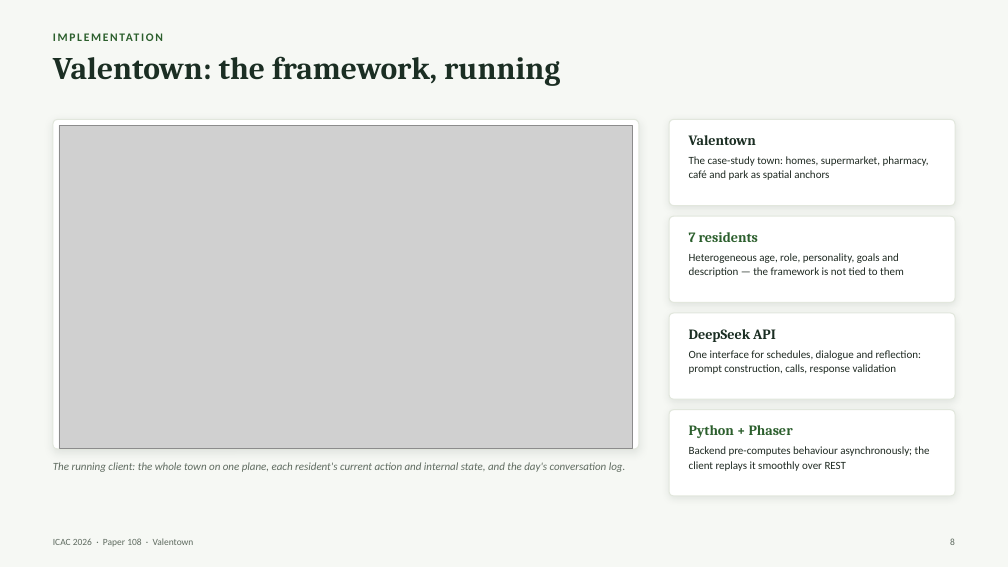
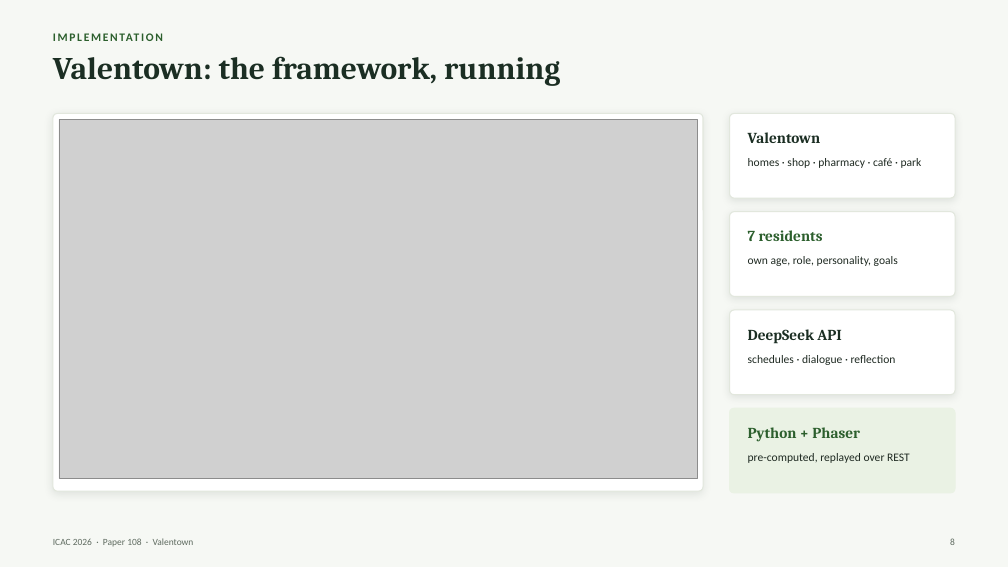
Before and after one commit to aoaoguo2003/valentown, a slide deck: slide 8 of docs/icac2026/ICAC2026_Paper108_Valentown.pptx. Drawn at 1008x567 pixels with LibreOffice and Linux fonts; fonts in the diff are those of the drawing; grey boxes stand for pictures. Boxes give left, top, right and bottom in pixels: in the first picture for what was removed or moved away, otherwise in the second. Text is boxed around its words. In the diff, an @@ line names an element or a change of style, - is before the commit and + after.

```diff
--- a/docs/icac2026/ICAC2026_Paper108_Valentown.pptx
+++ b/docs/icac2026/ICAC2026_Paper108_Valentown.pptx
@@ rounded rectangle: place and size @@
-rounded rectangle at <box>53,119,639,449</box>
+rounded rectangle at <box>53,113,703,492</box>
@@ picture: place and size @@
-picture at <box>59,126,633,448</box>
+picture at <box>59,119,697,479</box>
@@ proportions changed in 4 elements at <box>53,113,703,492</box>, <box>730,310,955,395</box>, <box>730,212,955,296</box>, <box>730,113,955,198</box> @@
@@ rounded rectangle: place and size @@
-rounded rectangle at <box>669,119,955,206</box>
+rounded rectangle at <box>730,113,955,198</box>
@@ text "Valentown": place and size @@
-text "Valentown" at <box>689,135,756,145</box>
+text "Valentown" at <box>748,132,821,143</box>
@@ text at <box>748,158,922,168</box>: text changed; size 10.5 to 11 pt @@
-The case-study town: homes, supermarket, pharmacy, café and park as spatial anchors
+homes · shop · pharmacy · café · park
@@ rounded rectangle: place and size @@
-rounded rectangle at <box>669,216,955,302</box>
+rounded rectangle at <box>730,212,955,296</box>
@@ text "7 residents": place and size @@
-text "7 residents" at <box>689,232,758,242</box>
+text "7 residents" at <box>748,230,823,241</box>
@@ text at <box>748,256,898,266</box>: text changed; size 10.5 to 11 pt @@
-Heterogeneous age, role, personality, goals and description — the framework is not tied to them
+own age, role, personality, goals
@@ rounded rectangle: place and size @@
-rounded rectangle at <box>669,313,955,399</box>
+rounded rectangle at <box>730,310,955,395</box>
@@ text "DeepSeek API": place and size @@
-text "DeepSeek API" at <box>689,329,776,342</box>
+text "DeepSeek API" at <box>748,329,841,344</box>
@@ text at <box>748,355,896,365</box>: text changed; size 10.5 to 11 pt @@
-One interface for schedules, dialogue and reflection: prompt construction, calls, response validation
+schedules · dialogue · reflection
@@ rounded rectangle: place and size @@
-rounded rectangle at <box>669,410,955,496</box>
+rounded rectangle at <box>730,408,955,493</box>
@@ rounded rectangle at <box>730,408,955,493</box>: fill #FFFFFF to #EAF2E4; outline #E2E7DD 1 pt to #EAF2E4 1 pt; shadow off; proportions changed @@
@@ size 13.5 to 14.5 pt in 4 elements at <box>748,230,823,241</box>, <box>748,329,841,344</box>, <box>748,132,821,143</box>, <box>748,427,860,442</box> @@
@@ text "Python + Phaser": place and size @@
-text "Python + Phaser" at <box>689,425,793,438</box>
+text "Python + Phaser" at <box>748,427,860,442</box>
@@ text removed at <box>53,462,626,472</box> @@
-The running client: the whole town on one plane, each resident's current action and internal state, and the day's conversation log.
@@ text at <box>748,453,910,463</box>: text changed; size 10.5 to 11 pt @@
-Backend pre-computes behaviour asynchronously; the client replays it smoothly over REST
+pre-computed, replayed over REST
```
Also in this commit, not shown: 10 other slides changed, 1 slide added, 1 slide removed, 3 other files.
